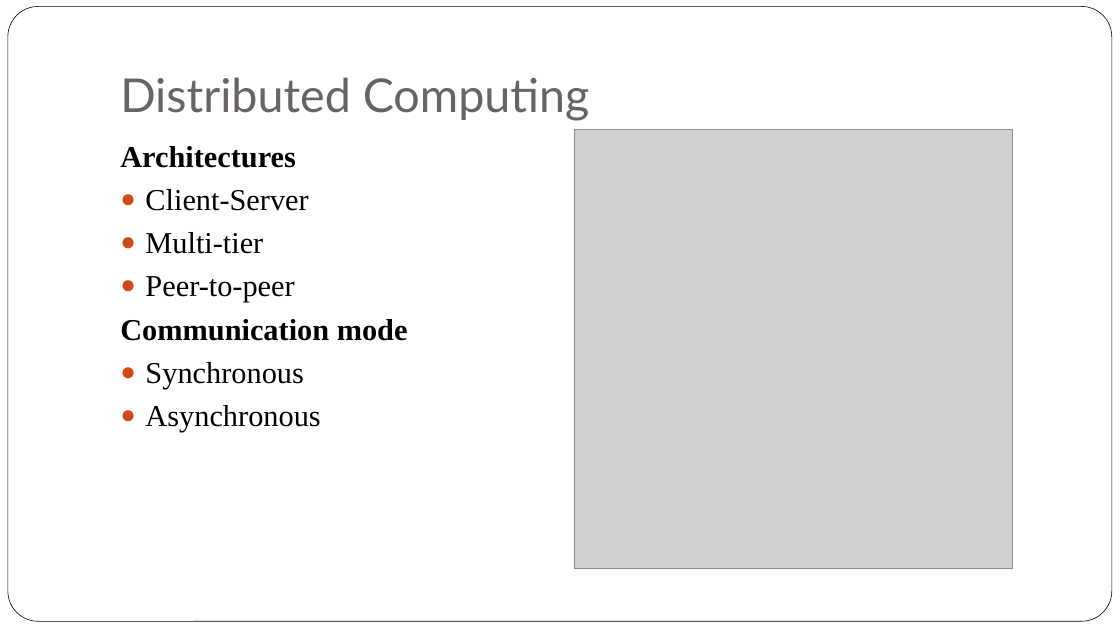
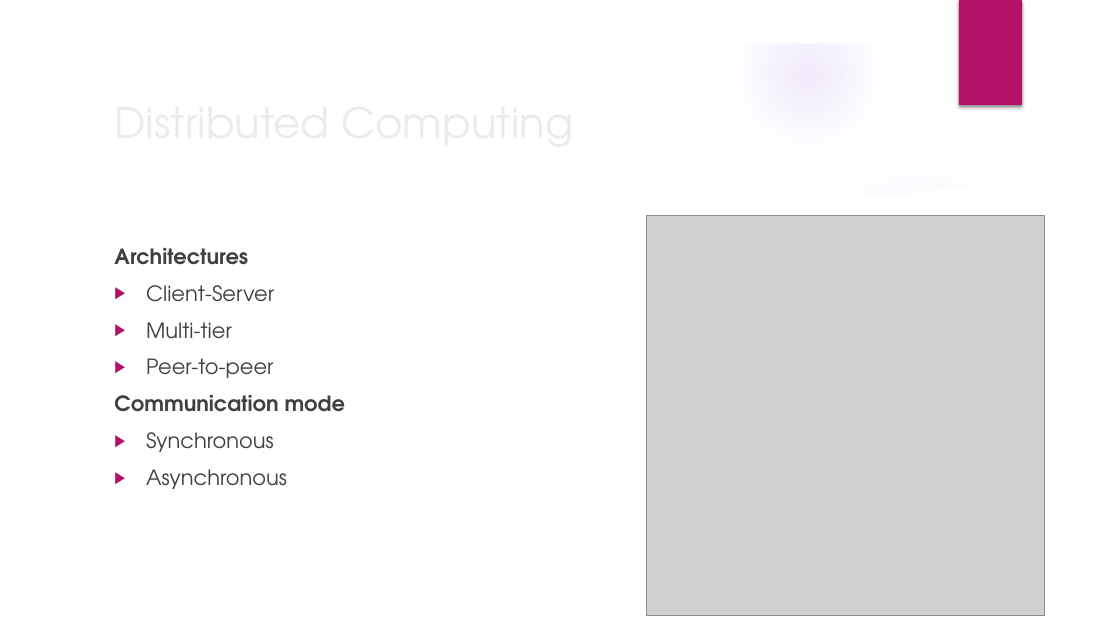
Before and after one commit to iskandersierra/DevSharp, a slide deck: slide 4 of Docs/Distributed Architecture.pptx. Drawn at 1120x630 pixels with LibreOffice and Linux fonts; fonts in the diff are those of the drawing; grey boxes stand for pictures; background and template pictures are left out. Boxes give left, top, right and bottom in pixels: in the first picture for what was removed or moved away, otherwise in the second. Text is boxed around its words. In the diff, an @@ line names an element or a change of style, - is before the commit and + after.

```diff
--- a/Docs/Distributed Architecture.pptx
+++ b/Docs/Distributed Architecture.pptx
@@ group added at <box>0,0,1120,630</box>: 5 ellipses, 3 freeform shapes @@
@@ rounded rectangle removed at <box>8,7,1112,622</box> @@
@@ rectangle added at <box>959,0,1022,105</box>, fill #B31166 @@
@@ title "Distributed Computing": place and size @@
-title "Distributed Computing" at <box>120,77,590,121</box>
+title "Distributed Computing" at <box>106,89,911,154</box>
@@ title "Distributed Computing" at <box>106,89,911,154</box>: size 40 to 36 pt, font Lato to TeX Gyre Adventor, text colour #696464 to #EBEBEB; vertical alignment bottom to middle @@
@@ text "Architectures": place and size @@
-text "Architectures" at <box>120,146,408,432</box>
+text "Architectures" at <box>114,248,345,489</box>
@@ text "Architectures" at <box>114,248,345,489</box>: size 26 to 18 pt, font Times New Roman to TeX Gyre Adventor, text colour #000000 to #404040; more space between paragraphs; bullet ● to ▶; bullet colour #D34817 to #B31166 @@
@@ picture: place and size @@
-picture at <box>575,129,1012,569</box>
+picture at <box>646,216,1044,616</box>
```
Also in this commit, not shown: 21 other slides changed, 1 slide removed.
